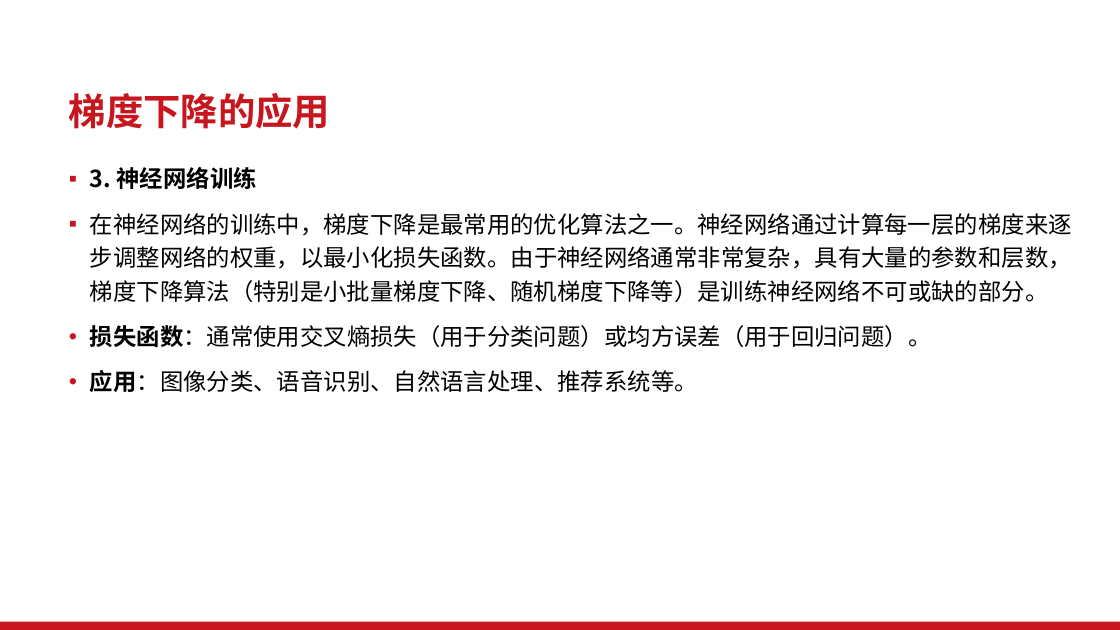
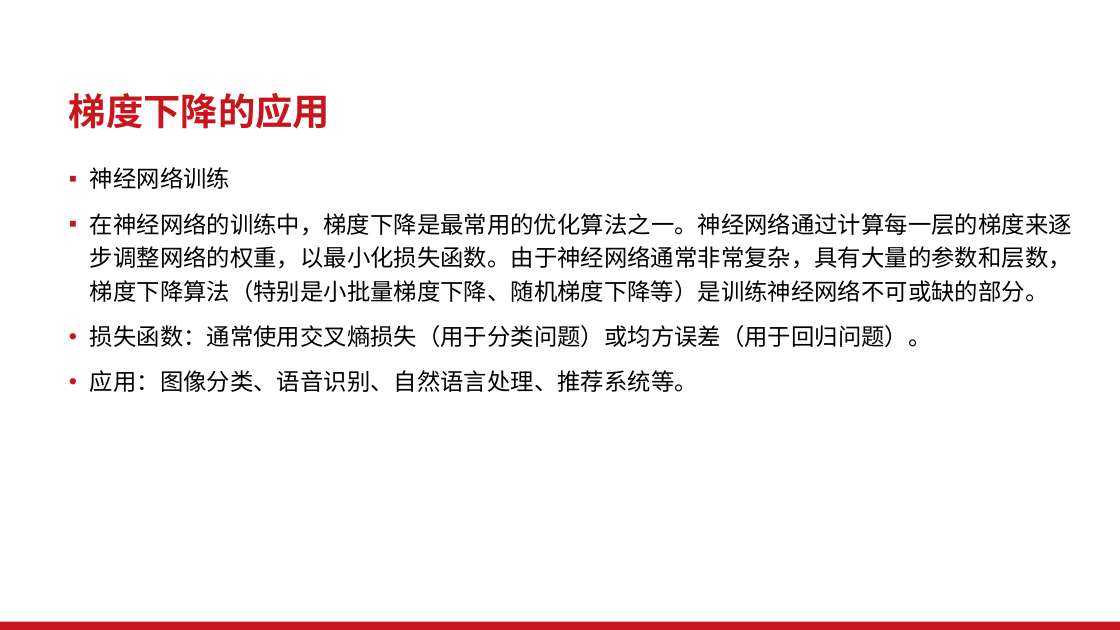
Before and after one commit to Vitalrubbish/Project-for-CS1950, a slide deck: slide 27 of 伟大思想报告PPT(加入历史与应用).pptx (slide 26 before the commit). Drawn at 1120x630 pixels with LibreOffice and Linux fonts; fonts in the diff are those of the drawing; background and template pictures are left out. Boxes give left, top, right and bottom in pixels: in the first picture for what was removed or moved away, otherwise in the second. Text is boxed around its words. In the diff, an @@ line names an element or a change of style, - is before the commit and + after.

```diff
--- a/伟大思想报告PPT(加入历史与应用).pptx
+++ b/伟大思想报告PPT(加入历史与应用).pptx
@@ text at [90, 167, 230, 189]: text changed; bold off @@
-▪ 3. 神经网络训练
+▪ 神经网络训练
@@ text at [90, 325, 932, 392]: bold off in "损失函数：通常使用交叉熵损失（用于分类问题）或均方误差（用于回归问题）。", "应用：图像分类、语音识别、自然语言处理、推荐系统等。" @@
```
Also in this commit, not shown: 8 other slides changed, 1 slide added.
